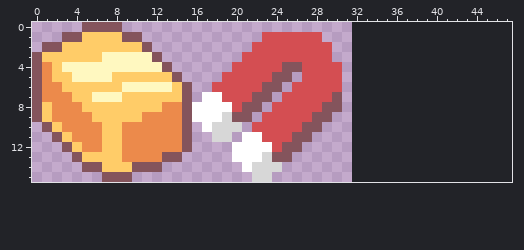
Pixel-art sprite -- game/assets/images/pick-ups.png. This is how it looked before the edit.
The file is 32x16 pixels. Colours within 5 levels of each other are drawn and written as one. The old version is drawn lined up with the new one, on the new canvas.
After the commit:
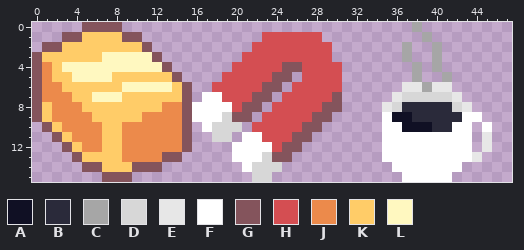
Palette (. is transparent): A #101024  B #2a2a3a  C #a6a6a6  D #d7d7d7  E #e7e7e7  F #ffffff  G #84545c  H #d44e52  J #ec8a4b  K #ffcc68  L #fff8c0
From old to new:
canvas 32x16 -> 48x16
@@ x 33..47 @@
- 0 ...............
- 1 ...............
- 2 ...............
- 3 ...............
- 4 ...............
- 5 ...............
- 6 ...............
- 7 ...............
- 8 ...............
- 9 ...............
-10 ...............
-11 ...............
-12 ...............
-13 ...............
-14 ...............
-15 ...............
+ 0 .....C.........
+ 1 ......C........
+ 2 ....C..C.......
+ 3 ....C..C.......
+ 4 .....C.C.......
+ 5 .....C..C......
+ 6 ....EECEE......
+ 7 ...EDDDDDE.....
+ 8 ..EDBBBBBDE....
+ 9 ..FAABBBBBFF...
+10 ..FFAAABBFF.F..
+11 ..FFFFFFFFF.E..
+12 ..FFFFFFFFF.E..
+13 ..FFFFFFFFFE...
+14 ...FFFFFFF.....
+15 ....FFFFF......
Pixel boxes of the changes (left, top, right, bottom) in both pictures:
added: (382, 22, 492, 182)
